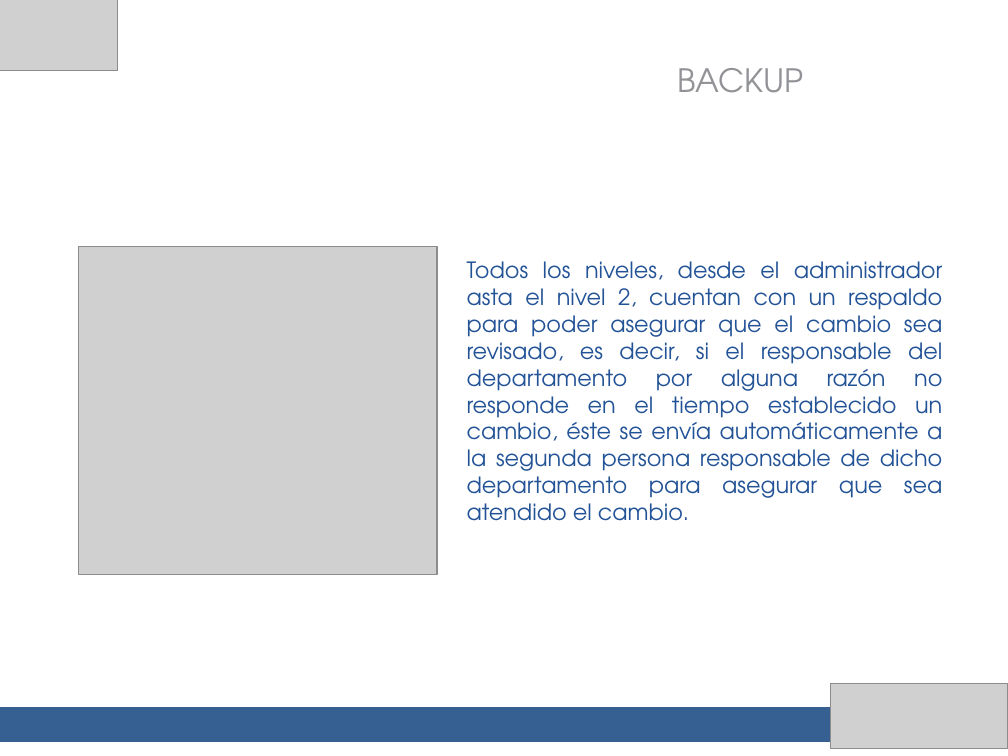
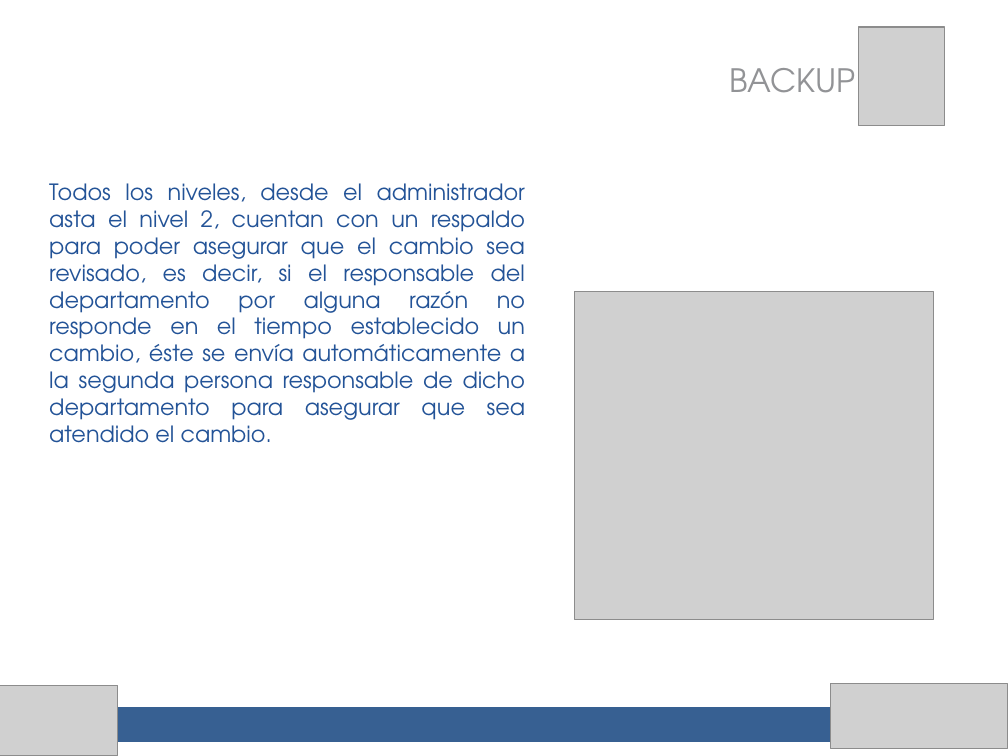
Before and after one commit to migreyes30/clinicaempresarial, a slide deck: slide 26 of presentacion final/Control de cambios.pptx (slide 27 before the commit). Drawn at 1008x756 pixels with LibreOffice and Linux fonts; fonts in the diff are those of the drawing; grey boxes stand for pictures. Boxes give left, top, right and bottom in pixels: in the first picture for what was removed or moved away, otherwise in the second. Text is boxed around its words. In the diff, an @@ line names an element or a change of style, - is before the commit and + after.

```diff
--- a/presentacion final/Control de cambios.pptx
+++ b/presentacion final/Control de cambios.pptx
@@ picture added at (859,27,946,126) @@
@@ text "BACKUP": place and size @@
-text "BACKUP" at (678,68,804,93)
+text "BACKUP" at (730,68,856,93)
@@ text "Todos los niveles, desde el ...": place and size @@
-text "Todos los niveles, desde el ..." at (467,261,942,521)
+text "Todos los niveles, desde el ..." at (49,183,525,443)
@@ picture: place and size @@
-picture at (79,246,436,575)
+picture at (575,291,932,620)
@@ picture: place and size @@
-picture at (0,0,118,71)
+picture at (0,685,118,756)
```
Also in this commit, not shown: 19 other slides changed, 7 slides added, 7 slides removed, 1 other file.
